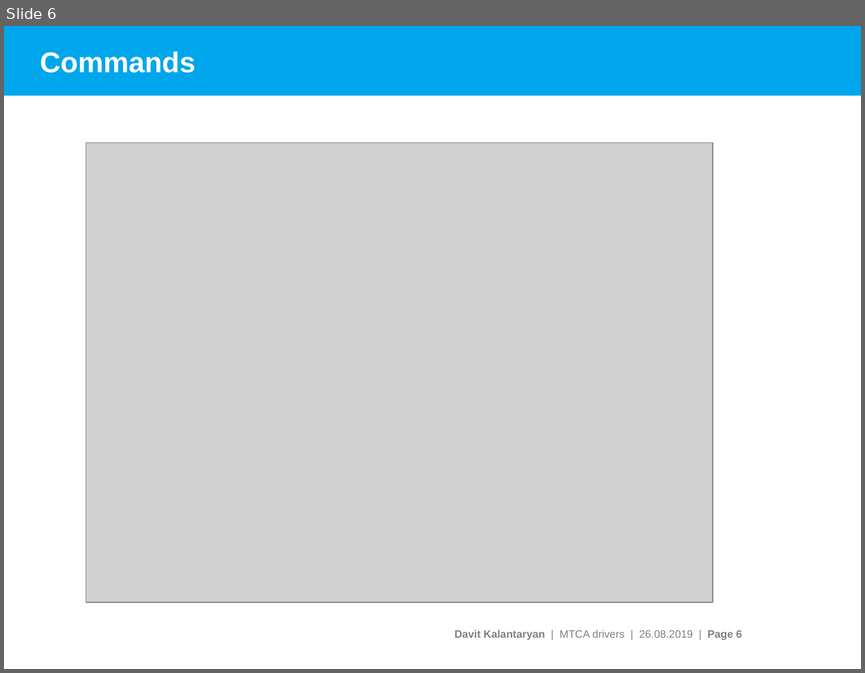
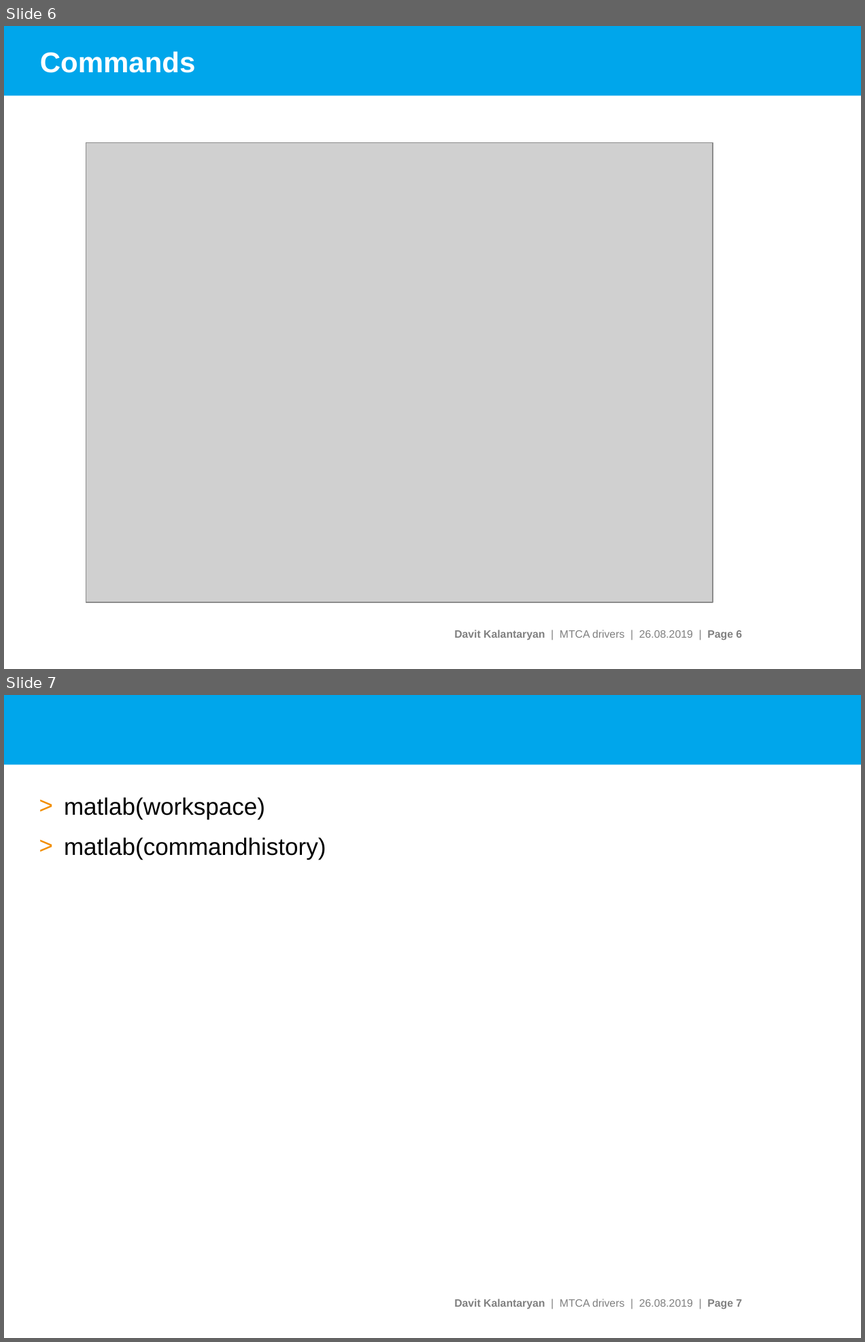
Before and after one commit to davitkalantaryan/matlabemulator, a slide deck: docs/doc/pitz_daq_data_geter.pptx. Shown one above the other, each under a label of ours: slide 6 before the commit, slides 6 and 7 after it. The pictures are 865x673 and 865x1342 pixels, drawn with LibreOffice and Linux fonts; fonts in the diff are those of the drawing; grey boxes stand for pictures; background and template pictures are left out. Boxes give left, top, right and bottom in pixels: in the first picture for what was removed or moved away, otherwise in the second. Text is boxed around its words. In the diff, an @@ line names an element or a change of style, - is before the commit and + after.

```diff
--- a/docs/doc/pitz_daq_data_geter.pptx
+++ b/docs/doc/pitz_daq_data_geter.pptx
@@ slide 7 added at (4, 695, 861, 1338), background #FFFFFF; not listed: 2 template elements that a slide beside it also shows @@
@@ text added at (64, 797, 326, 860), 20 pt, text #000000 @@
+> matlab(workspace)
+> matlab(commandhistory)
```
Also in this commit, not shown: 8 other files.
